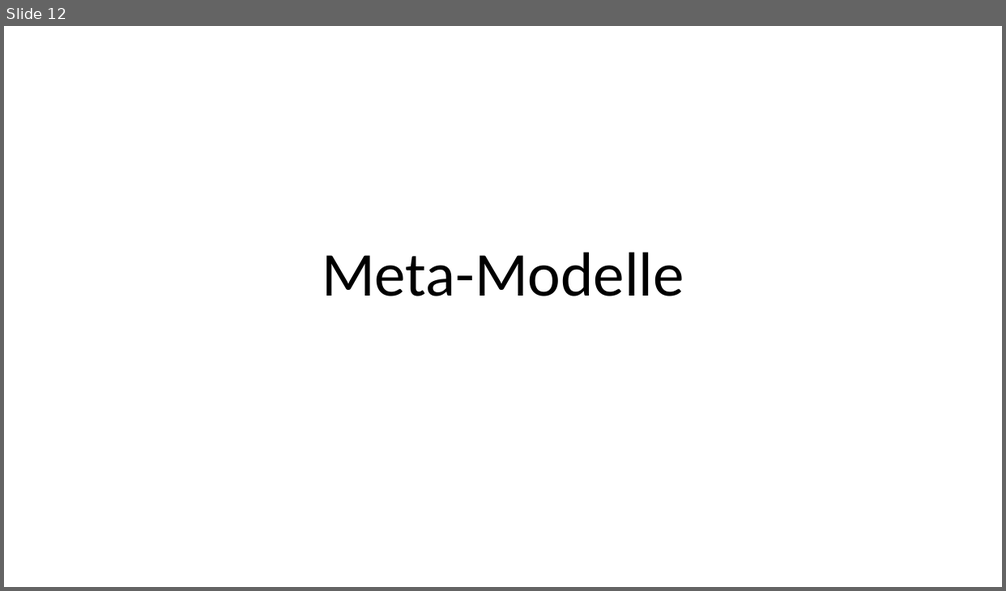
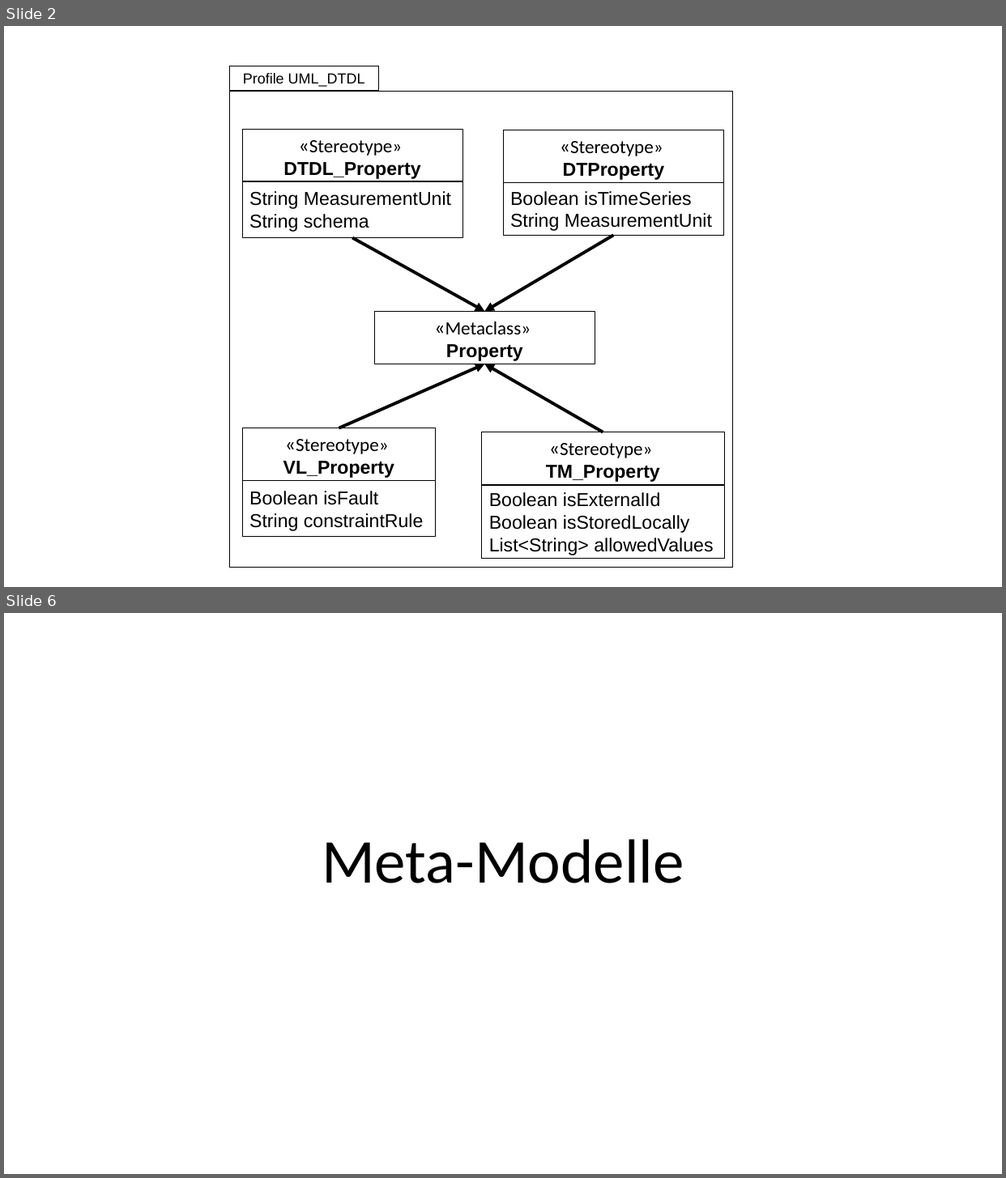
Before and after one commit to derlehner/dt_language_comparison, a slide deck: Figures.pptx. Shown one above the other, each under a label of ours: slide 12 before the commit, slides 2 and 6 after it; the slides between them are not shown. The pictures are 1006x591 and 1006x1178 pixels, drawn with LibreOffice and Linux fonts; fonts in the diff are those of the drawing. Boxes give left, top, right and bottom in pixels: in the first picture for what was removed or moved away, otherwise in the second. Text is boxed around its words. In the diff, an @@ line names an element or a change of style, - is before the commit and + after.

```diff
--- a/Figures.pptx
+++ b/Figures.pptx
@@ slide 2 added at [4,26,1002,587], background #FFFFFF @@
@@ rectangle added at [230,66,379,90], outline #000000 0.75 pt, 14 pt, text #000000 @@
+Profile UML_DTDL
@@ rectangle added at [230,91,733,568], outline #000000 0.75 pt @@
@@ rectangle added at [242,130,462,182], outline #000000 0.75 pt, 18 pt, text #000000, bold @@
+«Stereotype»
+DTDL_Property
@@ rectangle added at [503,130,724,183], outline #000000 0.75 pt, 18 pt, text #000000 @@
+«Stereotype»
+DTProperty
@@ rectangle added at [242,181,462,238], outline #000000 0.75 pt, 18 pt, text #000000 @@
+String MeasurementUnit
+String schema
@@ rectangle added at [503,182,724,236], outline #000000 0.75 pt, 18 pt, text #000000 @@
+Boolean isTimeSeries
+String MeasurementUnit
@@ arrow added from (353, 238) to (484, 311), #000000 3 pt @@
@@ arrow added from (613, 236) to (484, 311), #000000 3 pt @@
@@ rectangle added at [374,311,594,365], outline #000000 0.75 pt, 18 pt, text #000000 @@
+«Metaclass»
+Property
@@ arrow added from (339, 429) to (484, 365), #000000 3 pt @@
@@ arrow added from (603, 433) to (484, 365), #000000 3 pt @@
@@ rectangle added at [242,429,435,482], outline #000000 0.75 pt, 18 pt, text #000000 @@
+«Stereotype»
+VL_Property
@@ rectangle added at [482,433,724,485], outline #000000 0.75 pt, 18 pt, text #000000 @@
+«Stereotype»
+TM_Property
@@ rectangle added at [242,480,435,537], outline #000000 0.75 pt, 18 pt, text #000000 @@
+Boolean isFault
+String constraintRule
@@ rectangle added at [482,485,724,558], outline #000000 0.75 pt, 18 pt, text #000000 @@
+Boolean isExternalId
+Boolean isStoredLocally
+List<String> allowedValues
@@ what was slide 12 is now slide 6 @@
```
Also in this commit, not shown: 1 slide changed, 5 other slides added.
